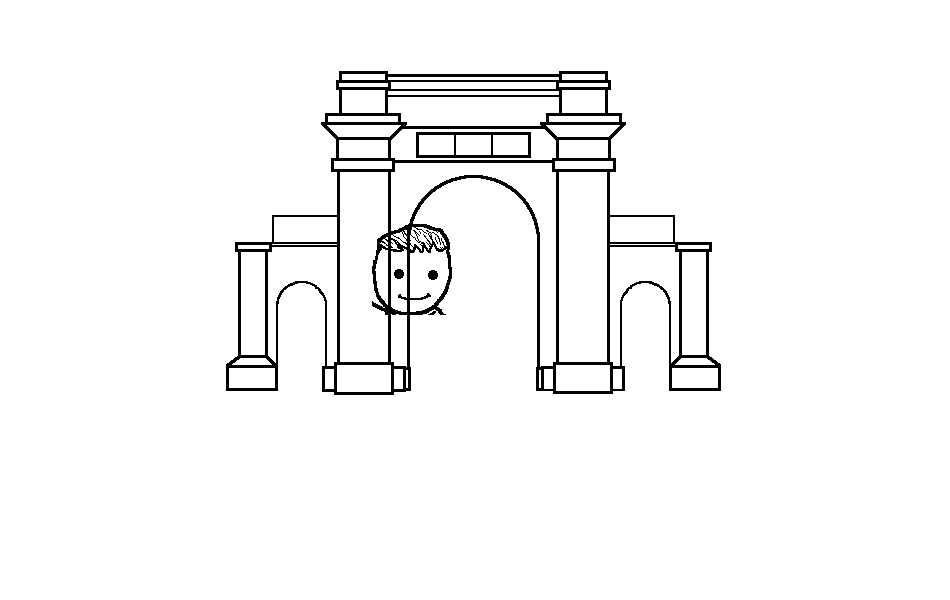
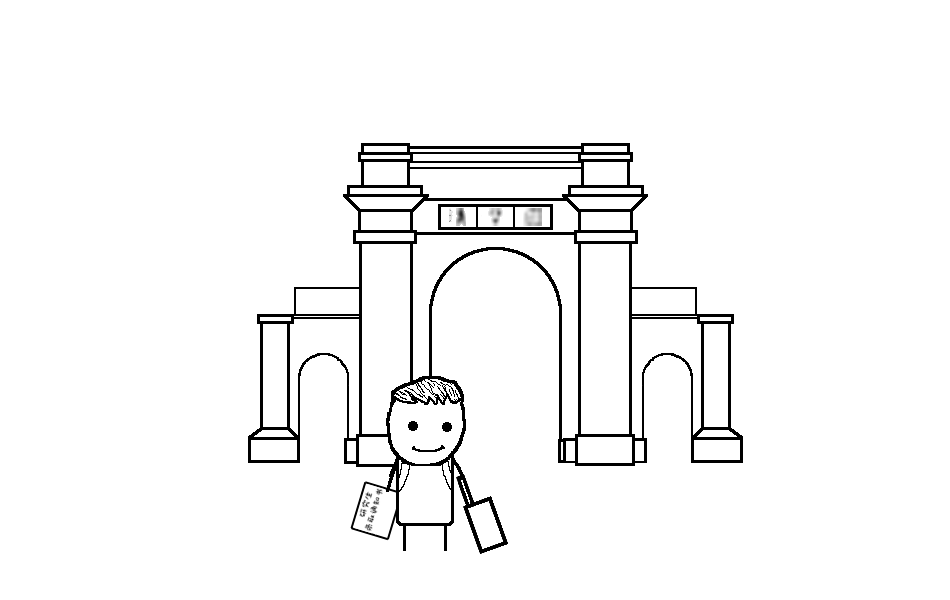
Layers edited between the first and the second 950 x 600 image:
moved "图层 18" into group "组 10", painted on it over (226, 71, 575, 422)
added group "组 6copy" with 6 layers above "组 6" over (226, 71, 743, 554)
added layer "建筑文字" in group "组 6copy" over (449, 208, 542, 226)
added layer "人" (2nd of 6, in "组 6copy") in group "组 6copy" over (386, 376, 508, 554)
added layer "图层 27" in group "组 6copy" over (354, 483, 385, 534)
added layer "研究生 录取通知书" (1st of 2, in "组 6copy") in group "组 6copy" over (350, 481, 403, 541)
added layer "建筑" (1st of 2, in "组 6copy") in group "组 6copy" over (248, 143, 743, 467)
added layer "图层 26" in group "组 6copy" over (226, 71, 743, 554)
renamed "组 5" to "组 6", hid the group it (5 layers) over (226, 71, 743, 554)
renamed "图层 20" to "人", painted on it over (351, 224, 473, 551)
renamed "图层 19" to "建筑", painted on it over (226, 71, 721, 474)
